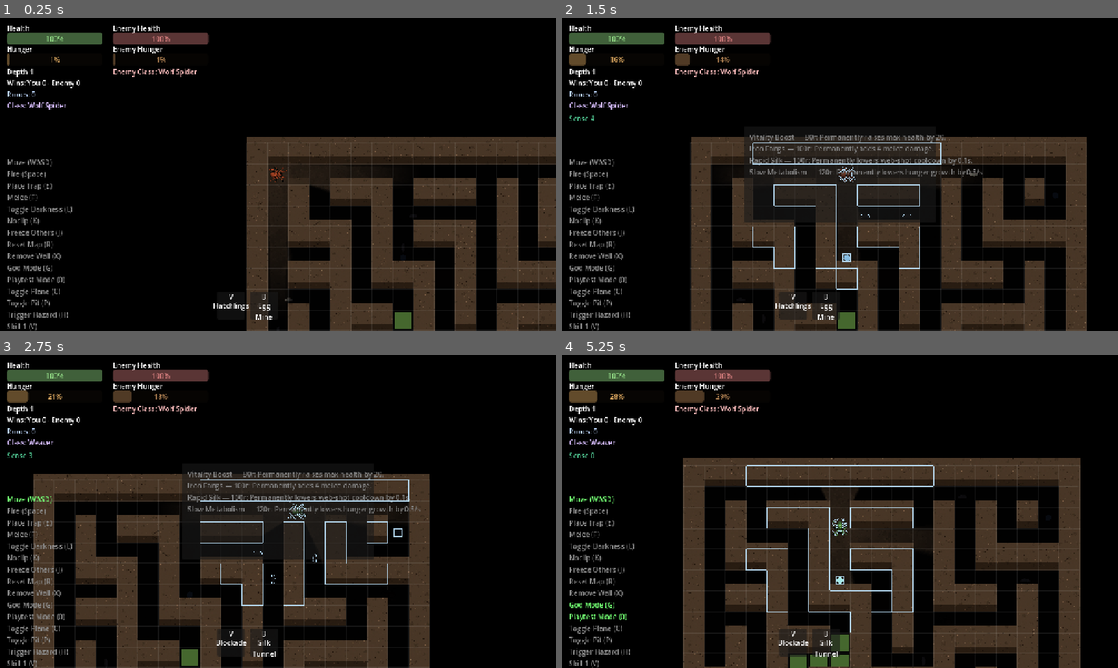
Above: before the commit, frames 1-4 (two rows, left to right).
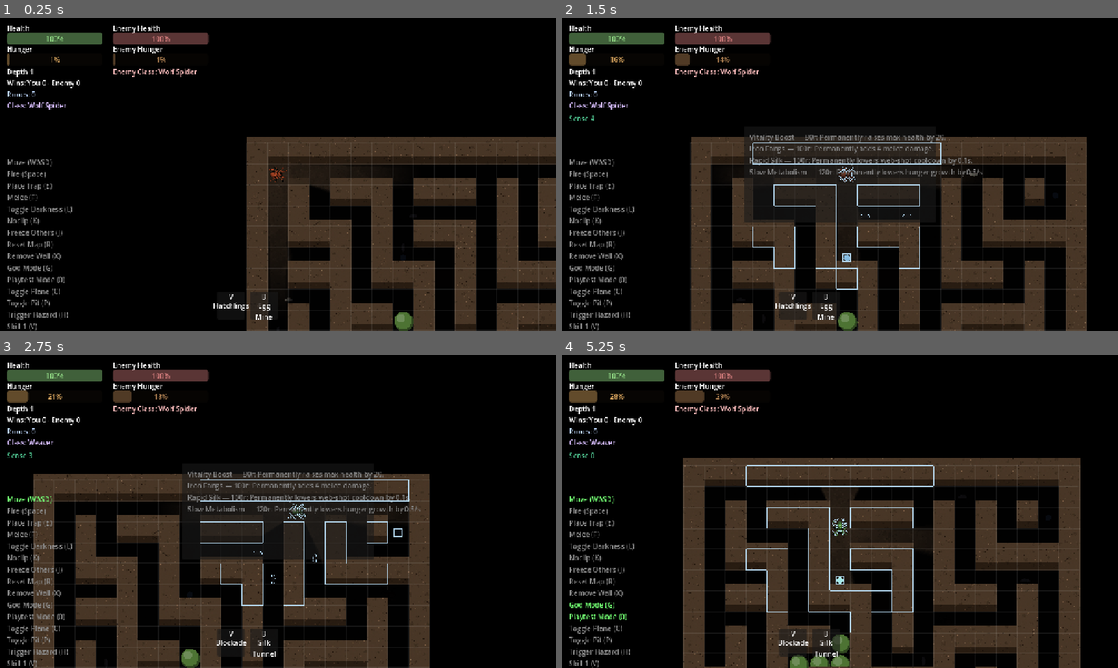
Above: after the commit, the same moments.

Repository: ehix/burrow
Game: Godot game, scene res://world/world.tscn
The game is run twice, just before and just after one commit, with the same random seed, the same clock (stepped at 60 frames per second) and the same inputs.
Inputs (mouse positions are in pixels of both pictures, inside the frame that each line leads up to):
- Up to frame 1 (0.25 s): no input
- Up to frame 2 (1.5 s): tap Enter at 0.5 s; move the mouse to (962, 158) at 0.52 s; hold D (move_right) 0.53-1.25 s; tap N (sense) at 0.6 s; click (962, 158) at 0.67 s; tap 5 (toggle_shop) at 0.77 s; drag from (728, 190) to (878, 259) at 1.27 s
- Up to frame 3 (2.75 s): move the mouse to (333, 442) at 2.02 s; hold D (move_right) from 2.03 s (still down); hold Q (cycle_class) from 2.03 s (still down); tap N (sense) at 2.3 s
- Up to frame 4 (5.25 s): release D (move_right) at 2.75 s; release Q (cycle_class) at 2.75 s; drag from (812, 574) to (862, 511) at 2.77 s; move the mouse to (1006, 558) at 3.52 s; hold A (move_left) 3.53-4.25 s; hold G (dev_god_mode) 3.53-4.25 s; tap 5 (toggle_shop) at 3.77 s; tap N (sense) at 3.8 s; drag from (673, 464) to (817, 511) at 4.27 s; move the mouse to (867, 511) at 5.02 s; hold S (move_down) from 5.03 s (still down); hold 0 (dev_playtest_mode) from 5.03 s (still down); click (867, 511) at 5.17 s

The runs differ from the first frame. In frame 1, less than 0.1% of the frame differs, in the area x 71-75%, y 94-100%; in frame 2, less than 0.1%; in frame 3, less than 0.1%; in frame 4, 0.2%, in the area x 41-52%, y 89-100%.

Commit message:
CentipedeSegment: procedural sphere geometry replaces flat rect placeholder

Diff:
--- a/entities/centipede/centipede_segment.gd
+++ b/entities/centipede/centipede_segment.gd
@@ -1,28 +1,78 @@
 class_name CentipedeSegment
 extends StaticBody2D
 ## One tile-sized block of a Centipede's body (Centipede entity, sub-project
-## H): purely physical/visual, holds no state of its own. `take_hit()`
-## forwards straight to the parent Centipede so every segment contributes to
-## the same shared hit counter -- hitting any part of the body counts.
-## Placeholder visual: a drawn segment shape, no art asset yet (mirrors
-## Earthworm/Blockade's own "no art asset yet" precedent).
+## H): purely physical/visual, holds no state of its own beyond its current
+## radius/tint. `take_hit()` forwards straight to the parent Centipede so
+## every segment contributes to the same shared hit counter -- hitting any
+## part of the body counts.
+##
+## Visual: a shaded sphere (three layered draw_circle() calls: shadow-
+## offset base, main fill, highlight), no sprite art -- pure geometry was a
+## deliberate final choice after 3 rounds of AI-generated sprite art didn't
+## converge (see docs/superpowers/specs/2026-07-21-centipede-procedural-
+## geometry-design.md). radius_for_index() picks HEAD/BODY/TAIL_RADIUS
+## purely from a segment's position in Centipede._tiles -- no per-role
+## rotation or shape is needed, since a sphere looks identical from every
+## angle, unlike the sprite-based design this replaced.
+
+const HEAD_RADIUS := 24.0
+const BODY_RADIUS := 22.0
+const TAIL_RADIUS := 17.0
+
+## Wide earthy hue range (brown/umber through olive-green), muted
+## saturation/value -- see design doc §4 for the full reasoning. First-pass
+## numbers, easy to retune during playtest.
+const HUE_MIN := 0.05
+const HUE_MAX := 0.40
+const SATURATION_MIN := 0.35
+const SATURATION_MAX := 0.6
+const VALUE_MIN := 0.35
+const VALUE_MAX := 0.55
+
+var _radius: float = BODY_RADIUS
+var _tint: Color = Color(0.3, 0.45, 0.2)
+
 
 func _ready() -> void:
 	add_to_group("centipede_segments")
 	# Always renders at its own literal authored color, never relit by the
 	# player's VisionLight (playtest finding, same root cause and fix as
-	# Blockade.gd's own -- see its doc comment: a flat placeholder rect this
-	# small reads with a visibly darker "outline" toward its own edges under
-	# the light's real radial falloff, worst at exactly the close range a
-	# segment usually gets seen at, since there's no real surface geometry
-	# for that gradient to make sense across).
+	# Blockade.gd's own).
 	material = CanvasItemMaterial.new()
 	material.light_mode = CanvasItemMaterial.LIGHT_MODE_UNSHADED
 
 
+## Assigns this segment's size/color and requests a redraw.
+func set_visual(radius: float, tint: Color) -> void:
+	_radius = radius
+	_tint = tint
+	queue_redraw()
+
+
 func _draw() -> void:
-	var half := Vector2(20.0, 20.0)
-	draw_rect(Rect2(-half, half * 2.0), Color(0.3, 0.45, 0.2, 0.9))
+	draw_circle(Vector2(2, 3), _radius, _tint.darkened(0.4))
+	draw_circle(Vector2.ZERO, _radius - 2.0, _tint)
+	draw_circle(Vector2(-_radius * 0.22, -_radius * 0.25), _radius * 0.45, _tint.lightened(0.18))
+
+
+## Which radius a segment at `index` within a body of `count` segments
+## needs, purely from its position -- pure function so it's directly
+## unit-testable without a scene tree, matching this codebase's established
+## pattern for this kind of logic (e.g. MazeRenderer.wall_occludes_extent()).
+static func radius_for_index(index: int, count: int) -> float:
+	if count <= 1 or index == 0:
+		return HEAD_RADIUS
+	if index == count - 1:
+		return TAIL_RADIUS
+	return BODY_RADIUS
+
+
+static func random_body_color() -> Color:
+	return Color.from_hsv(
+		randf_range(HUE_MIN, HUE_MAX),
+		randf_range(SATURATION_MIN, SATURATION_MAX),
+		randf_range(VALUE_MIN, VALUE_MAX)
+	)
 
 
 ## Forwards to the owning Centipede's shared counter -- called by WebShot
--- a/tests/test_centipede_segment.gd
+++ b/tests/test_centipede_segment.gd
@@ -56,3 +56,40 @@
 	assert_ne(segment.position, rest,
 		"a hit visibly nudges the segment (CombatFx.shunt), mirroring Blockade.take_hit()'s own bump")
 	assert_eq(body.hits, 1, "still forwards the hit to the parent's shared counter")
+
+
+func test_radius_for_index_head_is_index_zero() -> void:
+	assert_eq(CentipedeSegment.radius_for_index(0, 5), CentipedeSegment.HEAD_RADIUS)
+
+
+func test_radius_for_index_tail_is_the_last_index() -> void:
+	assert_eq(CentipedeSegment.radius_for_index(4, 5), CentipedeSegment.TAIL_RADIUS)
+
+
+func test_radius_for_index_body_is_any_middle_index() -> void:
+	assert_eq(CentipedeSegment.radius_for_index(1, 5), CentipedeSegment.BODY_RADIUS)
+	assert_eq(CentipedeSegment.radius_for_index(2, 5), CentipedeSegment.BODY_RADIUS)
+	assert_eq(CentipedeSegment.radius_for_index(3, 5), CentipedeSegment.BODY_RADIUS)
+
+
+func test_radius_for_index_single_segment_body_counts_as_head() -> void:
+	assert_eq(CentipedeSegment.radius_for_index(0, 1), CentipedeSegment.HEAD_RADIUS)
+
+
+func test_random_body_color_stays_within_declared_hsv_bounds() -> void:
+	for i in 50:
+		var color := CentipedeSegment.random_body_color()
+		assert_true(color.h >= CentipedeSegment.HUE_MIN - 0.001 and color.h <= CentipedeSegment.HUE_MAX + 0.001)
+		assert_true(color.s >= CentipedeSegment.SATURATION_MIN - 0.01 and color.s <= CentipedeSegment.SATURATION_MAX + 0.01)
+		assert_true(color.v >= CentipedeSegment.VALUE_MIN - 0.01 and color.v <= CentipedeSegment.VALUE_MAX + 0.01)
+
+
+func test_set_visual_assigns_radius_and_tint() -> void:
+	var body := FakeCentipedeBody.new()
+	add_child_autofree(body)
+	var segment := _make_segment(body)
+
+	segment.set_visual(30.0, Color(0.5, 0.3, 0.2))
+
+	assert_eq(segment._radius, 30.0)
+	assert_eq(segment._tint, Color(0.5, 0.3, 0.2))
